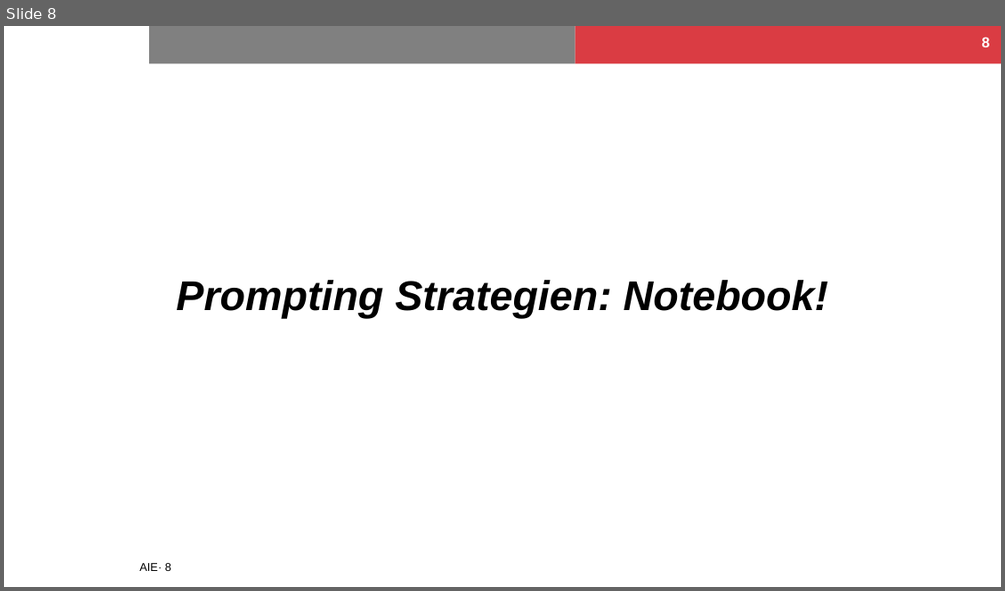
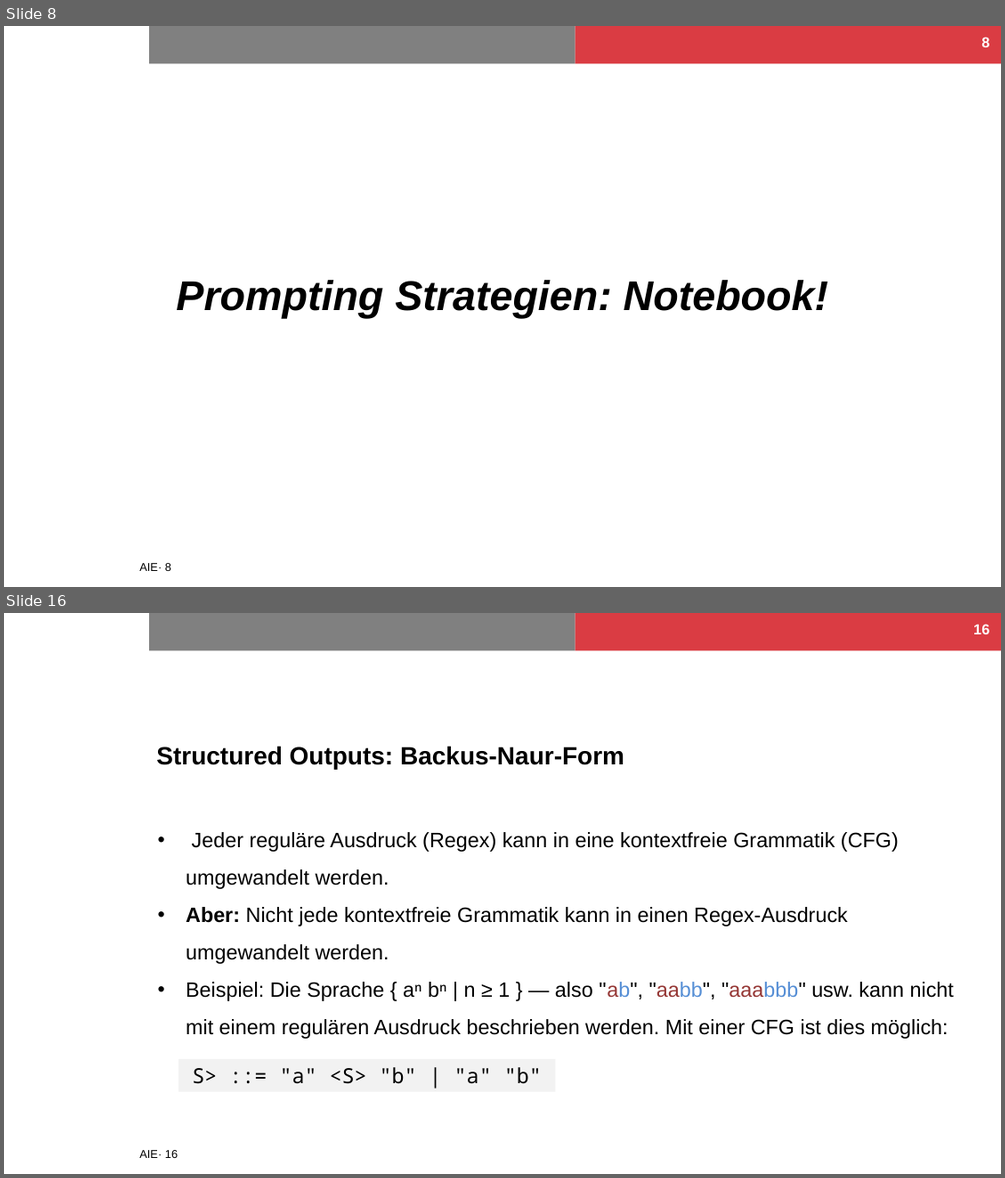
Before and after one commit to NilsHellwig/AIE-course, a slide deck: Kapitel 03_Prompting/03_Prompting.pptx. Shown one above the other, each under a label of ours: slide 8 before the commit, slides 8 and 16 after it; the slides between them are not shown. The pictures are 1005x591 and 1005x1178 pixels, drawn with LibreOffice and Linux fonts; fonts in the diff are those of the drawing; background and template pictures are left out. Boxes give left, top, right and bottom in pixels: in the first picture for what was removed or moved away, otherwise in the second. Text is boxed around its words. In the diff, an @@ line names an element or a change of style, - is before the commit and + after.

```diff
--- a/Kapitel 03_Prompting/03_Prompting.pptx
+++ b/Kapitel 03_Prompting/03_Prompting.pptx
@@ slide 16 added at (x1=4, y1=613, x2=1001, y2=1174), background #FFFFFF; not listed: 3 template elements that a slide beside it also shows @@
@@ page number added at (x1=973, y1=624, x2=989, y2=634), 14 pt, text #FFFFFF, bold @@
+16
@@ title added at (x1=156, y1=746, x2=624, y2=769), 24 pt, text #000000, bold @@
+Structured Outputs: Backus-Naur-Form
@@ text added at (x1=186, y1=832, x2=954, y2=1038), 20 pt, text #000000 @@
+• Jeder reguläre Ausdruck (Regex) kann in eine kontextfreie Grammatik (CFG) umgewandelt werden.
+• Aber: Nicht jede kontextfreie Grammatik kann in einen Regex-Ausdruck umgewandelt werden.
+• Beispiel: Die Sprache { aⁿ bⁿ | n ≥ 1 } — also "ab", "aabb", "aaabbb" usw. kann nicht mit einem regulären Ausdruck beschrieben werden. Mit einer CFG ist dies möglich:
@@ rectangle added at (x1=179, y1=1059, x2=556, y2=1092), fill #F2F2F2, 20 pt, text #000000 @@
+S> ::= "a" <S> "b" | "a" "b"
```
Also in this commit, not shown: 3 slides changed, 23 other slides added, 4 other files.
